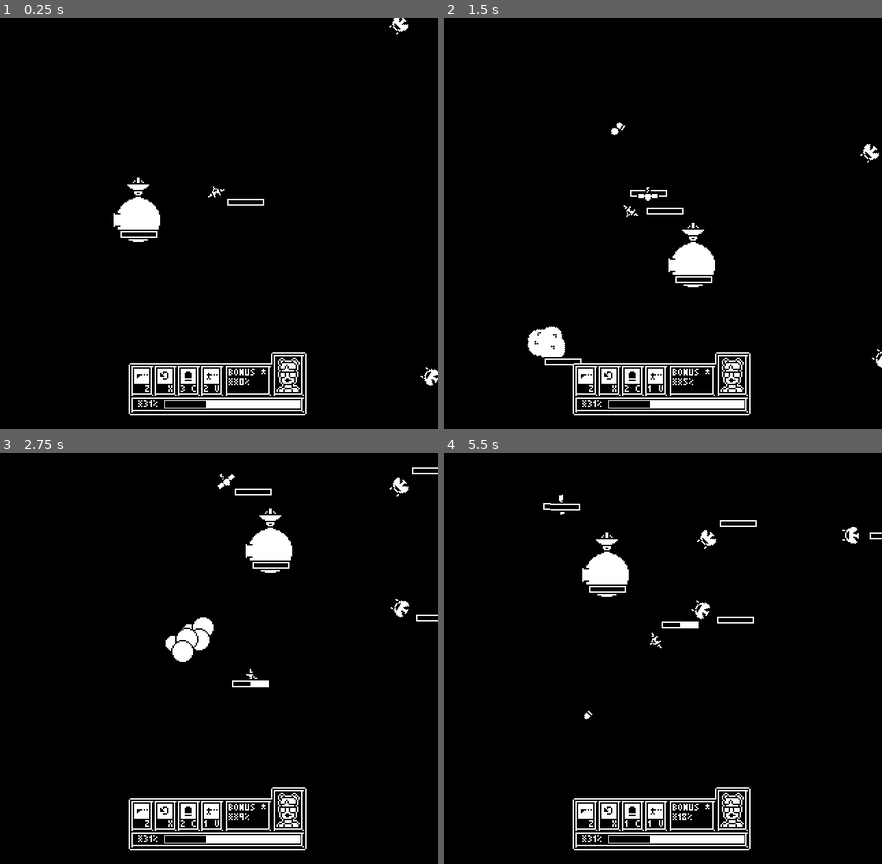
Above: before the commit, frames 1-4 (two rows, left to right).
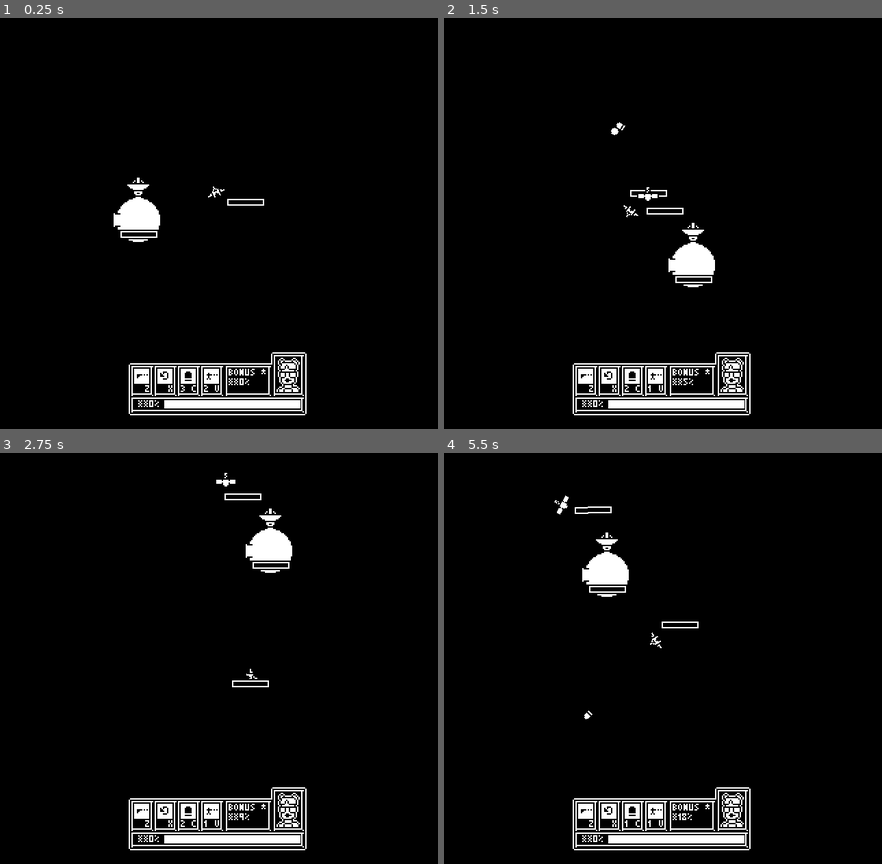
Above: after the commit, the same moments.

Repository: rthurmed/OrbitDefender
Game: Godot game, scene res://src/levels/Main.tscn
Two runs of this game, one before a commit and one after it. Both use one fixed random seed, a clock stepped at 60 frames per second and the inputs below. Sound files missing from this copy of the repository are replaced by a short silence.
Inputs:
- Up to frame 1 (0.25 s): no input
- Up to frame 2 (1.5 s): tap C (bomb) at 0.6 s; tap V (deploy_turret) at 1.35 s
- Up to frame 3 (2.75 s): hold Up (higher) from 2.03 s (still down)
- Up to frame 4 (5.5 s): release Up (higher) at 2.78 s; tap X (invert) at 2.85 s; hold Down (lower) 3.53-4.28 s; tap Z (shoot) at 4.35 s; tap C (bomb) at 5.1 s

The runs differ from the first frame. In frame 1, 0.3% of the frame differs, in the area x 32-100%, y 0-95%; in frame 2, 0.9%; in frame 3, 1.3%, in the area x 32-100%, y 3-95%; in frame 4, 0.8%.

Commit message:
Generalized spawners logic

Diff:
--- a/project.godot
+++ b/project.godot
@@ -20,9 +20,9 @@
 "path": "res://src/game/enemy/Enemy.gd"
 }, {
 "base": "Node2D",
-"class": "SpawnEnemies",
+"class": "Spawner",
 "language": "GDScript",
-"path": "res://src/game/logic/SpawnEnemies.gd"
+"path": "res://src/game/logic/Spawner.gd"
 }, {
 "base": "Node",
 "class": "State",
@@ -37,7 +37,7 @@
 _global_script_class_icons={
 "Asteroid": "",
 "Enemy": "",
-"SpawnEnemies": "",
+"Spawner": "",
 "State": "",
 "StateMachine": ""
 }
--- a/src/game/PlayerHUD.gd
+++ b/src/game/PlayerHUD.gd
@@ -3,6 +3,7 @@
 
 export var ship_path: NodePath
 export var bonus_generator_path: NodePath
+export var general_progress = 0.0
 
 onready var ship = get_node(ship_path)
 onready var bonus_generator = get_node(bonus_generator_path)
@@ -22,13 +23,13 @@
 	set_bomb_count(ship.bomb_count)
 	set_turret_count(ship.turret_count)
 	set_bonus_progress(bonus_generator.get_percent() * 100)
-	# TODO:
-	set_general_progress(31)
+	set_general_progress(general_progress)
 
 
 func _process(_delta):
 	if bonus_generator:
 		set_bonus_progress(bonus_generator.get_percent() * 100)
+	set_general_progress(general_progress)
 
 
 func pad_number(x: int):
--- a/src/game/logic/SpawnAsteroids.gd
+++ b/src/game/logic/SpawnAsteroids.gd
@@ -1,19 +1,9 @@
-extends Node2D
+extends Spawner
 
 
 export var distance_noise = 16
 export var distance_start = 192
 export var diverge_range = 30
-
-var Asteroid = preload("res://src/game/asteroid/Asteroid.tscn")
-var AsteroidLarge = preload("res://src/game/asteroid/AsteroidLarge.tscn")
-var asteroid_types = [Asteroid, AsteroidLarge]
-var rng = RandomNumberGenerator.new()
-
-
-func _ready():
-	rng.randomize()
-	spawn()
 
 
 func spawn():
@@ -29,19 +19,8 @@
 	end_position = end_position.rotated(end_angle)
 	end_position = to_global(end_position)
 
-	var asteroid
-
-	# Easier to be a small asteroid
-	if rng.randf() > 0.3:
-		asteroid = Asteroid.instance()
-	else:
-		asteroid = AsteroidLarge.instance()
-
+	var asteroid = enemy_scene.instance()
 	asteroid.global_position = start_position
 	asteroid.destination = end_position
 
 	get_tree().current_scene.call_deferred("add_child", asteroid)
-
-
-func _on_Timer_timeout():
-	spawn()
--- a/src/game/logic/SpawnAsteroids.tscn
+++ b/src/game/logic/SpawnAsteroids.tscn
@@ -4,9 +4,3 @@
 
 [node name="SpawnAsteroids" type="Node2D"]
 script = ExtResource( 1 )
-
-[node name="Timer" type="Timer" parent="."]
-wait_time = 8.0
-autostart = true
-
-[connection signal="timeout" from="Timer" to="." method="_on_Timer_timeout"]
--- a/src/game/logic/SpawnEnemies.gd
+++ b/src/game/logic/SpawnEnemies.gd
@@ -1,5 +1,4 @@
-extends Node2D
-class_name SpawnEnemies
+extends Spawner
 
 
 export var distance_to_shoot = 88
@@ -7,16 +6,8 @@
 export var distance_start = 192
 export var start_degress_range = 30
 
-var Enemy = preload("res://src/game/enemy/Enemy.tscn")
-var rng = RandomNumberGenerator.new()
 
-
-func _ready():
-	rng.randomize()
-	spawn(Enemy)
-
-
-func spawn(enemy_scene):
+func spawn():
 	var shoot_angle = deg2rad(rng.randf_range(0, 360))
 	var shoot_pos_noise = rng.randi_range(-distance_noise, distance_noise)
 	var shoot_position = Vector2.RIGHT * (distance_to_shoot + shoot_pos_noise)
@@ -35,8 +26,3 @@
 	enemy.global_position = start_position
 	enemy.destination = shoot_position
 	get_tree().current_scene.call_deferred("add_child", enemy)
-
-
-# TODO: Move this to some kind of module where i could control the speed
-func _on_Timer_timeout():
-	spawn(Enemy)
--- a/src/game/logic/SpawnEnemies.tscn
+++ b/src/game/logic/SpawnEnemies.tscn
@@ -4,9 +4,3 @@
 
 [node name="SpawnEnemies" type="Node2D"]
 script = ExtResource( 1 )
-
-[node name="Timer" type="Timer" parent="."]
-wait_time = 4.0
-autostart = true
-
-[connection signal="timeout" from="Timer" to="." method="_on_Timer_timeout"]
--- a/src/game/logic/SpawnHeavyEnemies.gd
+++ /dev/null
@@ -1,8 +0,0 @@
-extends SpawnEnemies
-
-
-var EnemyHeavy = preload("res://src/game/enemy/EnemyHeavy.tscn")
-
-
-func _on_Timer_timeout():
-	spawn(EnemyHeavy)
--- a/src/game/logic/SpawnHeavyEnemies.tscn
+++ b/src/game/logic/SpawnHeavyEnemies.tscn
@@ -1,12 +1,20 @@
 [gd_scene load_steps=2 format=2]
 
-[ext_resource path="res://src/game/logic/SpawnHeavyEnemies.gd" type="Script" id=1]
+[sub_resource type="GDScript" id=1]
+script/source = "extends SpawnEnemies
+
+
+var EnemyHeavy = preload(\"res://src/game/enemy/EnemyHeavy.tscn\")
+
+
+func start():
+	timer.start()
+	spawn(EnemyHeavy)
+
+
+func _on_Timer_timeout():
+	spawn(EnemyHeavy)
+"
 
 [node name="SpawnHeavyEnemies" type="Node2D"]
-script = ExtResource( 1 )
-
-[node name="Timer" type="Timer" parent="."]
-wait_time = 20.0
-autostart = true
-
-[connection signal="timeout" from="Timer" to="." method="_on_Timer_timeout"]
+script = SubResource( 1 )
--- /dev/null
+++ b/src/game/logic/Spawner.gd
@@ -0,0 +1,24 @@
+extends Node2D
+class_name Spawner
+
+
+export var enemy_scene: PackedScene
+export var timer_path: NodePath
+
+onready var timer: Timer = get_node(timer_path)
+
+var rng = RandomNumberGenerator.new()
+
+
+func _ready():
+	rng.randomize()
+	var _ok = timer.connect("timeout", self, "_on_Timer_timeout")
+
+
+func spawn():
+	# Implemented by the subclasses
+	pass
+
+
+func _on_Timer_timeout():
+	spawn()
--- a/src/levels/Main.tscn
+++ b/src/levels/Main.tscn
@@ -8,7 +8,10 @@
 [ext_resource path="res://src/game/logic/WhenDeadGameOver.tscn" type="PackedScene" id=6]
 [ext_resource path="res://src/game/GameStateUI.tscn" type="PackedScene" id=7]
 [ext_resource path="res://src/game/bonus/BonusGenerator.tscn" type="PackedScene" id=8]
-[ext_resource path="res://src/game/logic/SpawnHeavyEnemies.tscn" type="PackedScene" id=9]
+[ext_resource path="res://src/game/enemy/Enemy.tscn" type="PackedScene" id=9]
+[ext_resource path="res://src/game/enemy/EnemyHeavy.tscn" type="PackedScene" id=10]
+[ext_resource path="res://src/game/asteroid/Asteroid.tscn" type="PackedScene" id=11]
+[ext_resource path="res://src/game/asteroid/AsteroidLarge.tscn" type="PackedScene" id=12]
 
 [node name="Main" type="Node2D"]
 
@@ -25,10 +28,36 @@
 [node name="Camera2D" type="Camera2D" parent="Planet"]
 
 [node name="SpawnEnemies" parent="." instance=ExtResource( 2 )]
+enemy_scene = ExtResource( 9 )
+timer_path = NodePath("Timer")
+
+[node name="Timer" type="Timer" parent="SpawnEnemies"]
+wait_time = 4.0
+autostart = true
+
+[node name="SpawnEnemiesHeavy" parent="." instance=ExtResource( 2 )]
+enemy_scene = ExtResource( 10 )
+timer_path = NodePath("Timer")
+
+[node name="Timer" type="Timer" parent="SpawnEnemiesHeavy"]
+wait_time = 20.0
+autostart = true
 
 [node name="SpawnAsteroids" parent="." instance=ExtResource( 4 )]
+enemy_scene = ExtResource( 11 )
+timer_path = NodePath("Timer")
 
-[node name="SpawnHeavyEnemies" parent="." instance=ExtResource( 9 )]
+[node name="Timer" type="Timer" parent="SpawnAsteroids"]
+wait_time = 8.0
+autostart = true
+
+[node name="SpawnAsteroidsLarge" parent="." instance=ExtResource( 4 )]
+enemy_scene = ExtResource( 12 )
+timer_path = NodePath("Timer")
+
+[node name="Timer" type="Timer" parent="SpawnAsteroidsLarge"]
+wait_time = 12.0
+autostart = true
 
 [node name="PlayerHUD" parent="." instance=ExtResource( 5 )]
 ship_path = NodePath("../Ship")
Not shown: 1 places in src/levels/Main.tscn that only renumber resources
